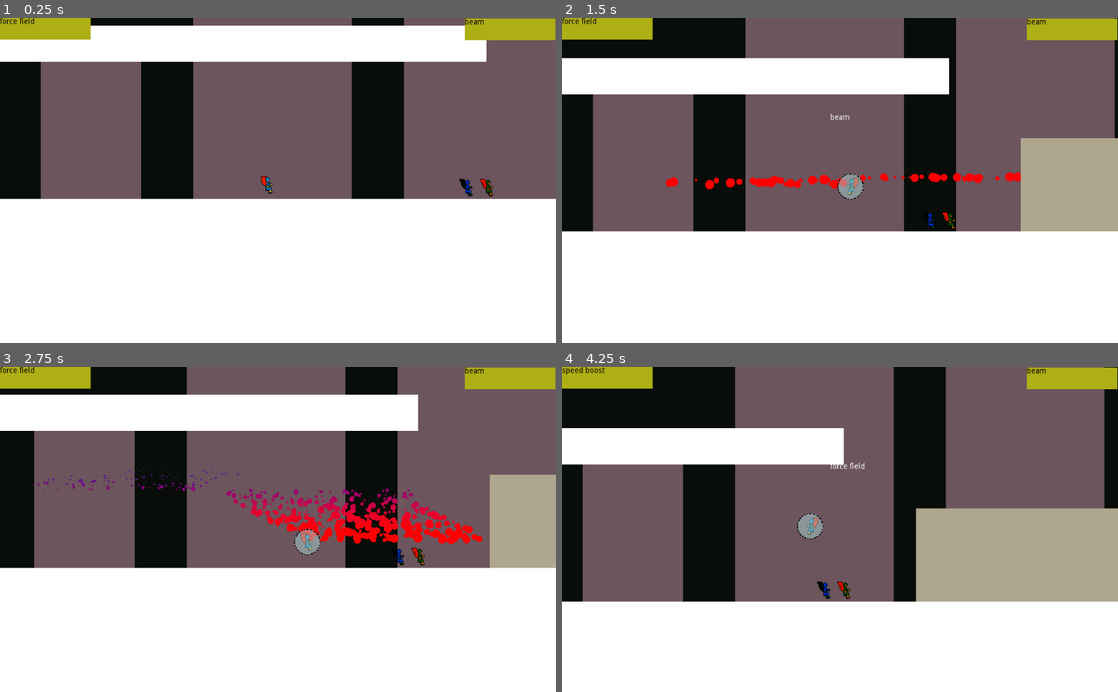
Above: before the commit, frames 1-4 (two rows, left to right).
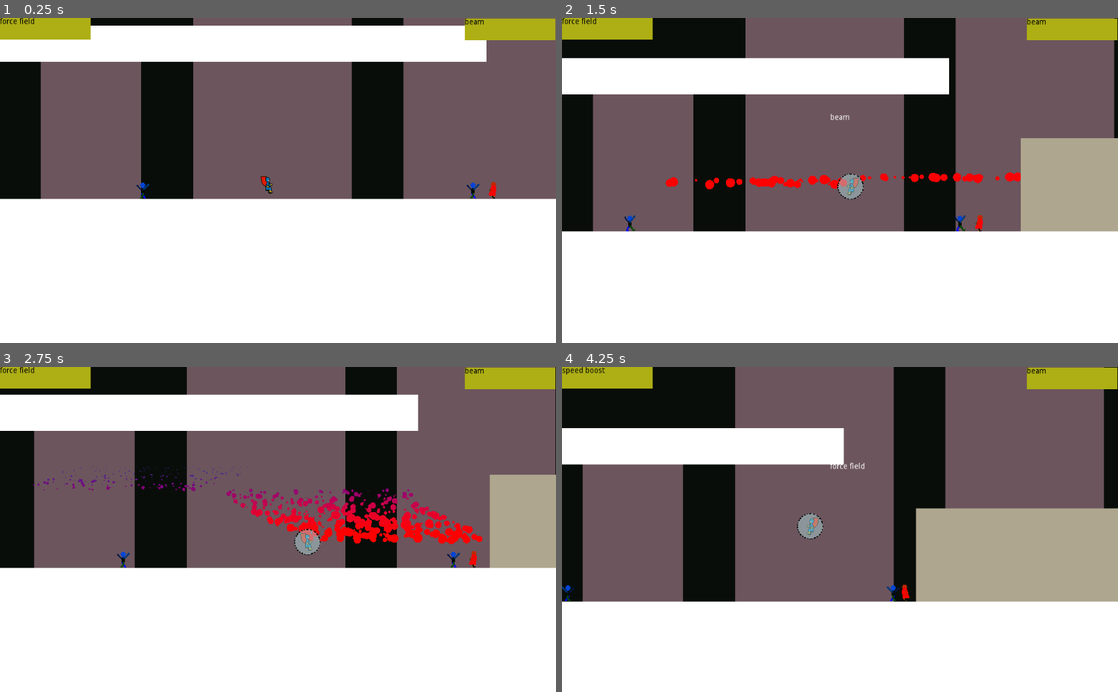
Above: after the commit, the same moments.

Repository: VPJPeltonen/AngryMan
Game: Godot game, scene res://Scenes/Maps/test_room.tscn
The game is run twice, just before and just after one commit, with the same random seed, the same clock (stepped at 60 frames per second) and the same inputs.
Inputs:
- Up to frame 1 (0.25 s): no input
- Up to frame 2 (1.5 s): hold D (move_right) 0.53-1.28 s; tap Q (use_power1) at 0.6 s; tap Space (jump) at 0.77 s; hold A (move_left) from 1.28 s (still down); tap E (use_power2) at 1.35 s
- Up to frame 3 (2.75 s): tap Space (jump) at 1.52 s; release A (move_left) at 2.03 s; hold D (move_right) from 2.03 s (still down); tap Q (use_power1) at 2.1 s
- Up to frame 4 (4.25 s): tap E (use_power2) at 2.85 s; tap Space (jump) at 3.02, 3.77 s; release D (move_right) at 3.53 s; hold A (move_left) from 3.53 s (still down); tap Q (use_power1) at 3.6 s

The runs differ from the first frame. In frame 1, 0.3% of the frame differs, in the area x 24-90%, y 0-56%; in frame 2, 0.4%; in frame 3, 0.4%; in frame 4, 0.5%, in the area x 0-98%, y 0-73%.

Commit message:
enemy ai and forcefield works

Diff:
--- /dev/null
+++ b/Scenes/Character/Civilian.tscn
@@ -0,0 +1,45 @@
+[gd_scene load_steps=9 format=2]
+
+[ext_resource path="res://Scripts/Characters/Civilian.gd" type="Script" id=1]
+[ext_resource path="res://sprites/Civilian/civilian_walk1.png" type="Texture" id=2]
+[ext_resource path="res://sprites/Civilian/civilian_walk2_stand.png" type="Texture" id=3]
+[ext_resource path="res://sprites/Civilian/civilian_walk3.png" type="Texture" id=4]
+[ext_resource path="res://Scripts/Characters/Sprites/Sprite_controller.gd" type="Script" id=5]
+
+[sub_resource type="CapsuleShape2D" id=2]
+height = 13.2018
+
+[sub_resource type="SpriteFrames" id=5]
+animations = [ {
+"frames": [ ExtResource( 2 ), ExtResource( 3 ), ExtResource( 4 ), ExtResource( 3 ) ],
+"loop": true,
+"name": "default",
+"speed": 8.0
+} ]
+
+[sub_resource type="CircleShape2D" id=4]
+
+[node name="Civilian" type="KinematicBody2D"]
+position = Vector2( 411.932, 491.152 )
+z_index = 1
+script = ExtResource( 1 )
+move_speed = 60
+
+[node name="CollisionShape2D" type="CollisionShape2D" parent="."]
+shape = SubResource( 2 )
+
+[node name="Sprite" type="AnimatedSprite" parent="."]
+modulate = Color( 0, 0.321569, 1, 1 )
+position = Vector2( 0.0187504, 0.123358 )
+frames = SubResource( 5 )
+frame = 3
+playing = true
+script = ExtResource( 5 )
+
+[node name="Feet" type="Area2D" parent="."]
+
+[node name="CollisionShape2D" type="CollisionShape2D" parent="Feet"]
+position = Vector2( 0.420441, 12.6135 )
+shape = SubResource( 4 )
+[connection signal="body_entered" from="Feet" to="." method="_on_Feet_body_entered"]
+[connection signal="body_exited" from="Feet" to="." method="_on_Feet_body_exited"]
--- /dev/null
+++ b/Scenes/Character/Goon.tscn
@@ -0,0 +1,67 @@
+[gd_scene load_steps=11 format=2]
+
+[ext_resource path="res://Scripts/Characters/Goon.gd" type="Script" id=1]
+[ext_resource path="res://Scripts/Characters/Sprites/Sprite_controller.gd" type="Script" id=2]
+[ext_resource path="res://sprites/Goon/goon_walk2_stand.png" type="Texture" id=3]
+[ext_resource path="res://sprites/Goon/goon_walk1.png" type="Texture" id=4]
+[ext_resource path="res://sprites/Goon/goon_walk3.png" type="Texture" id=5]
+[ext_resource path="res://sprites/Goon/goon_shoot.png" type="Texture" id=6]
+
+[sub_resource type="CapsuleShape2D" id=1]
+height = 13.2018
+
+[sub_resource type="SpriteFrames" id=2]
+animations = [ {
+"frames": [ ExtResource( 4 ), ExtResource( 3 ), ExtResource( 5 ), ExtResource( 3 ) ],
+"loop": true,
+"name": "default",
+"speed": 5.0
+}, {
+"frames": [ ExtResource( 6 ) ],
+"loop": true,
+"name": "shoot",
+"speed": 5.0
+} ]
+
+[sub_resource type="RectangleShape2D" id=4]
+extents = Vector2( 218.498, 10 )
+
+[sub_resource type="CircleShape2D" id=3]
+
+[node name="Goon" type="KinematicBody2D"]
+position = Vector2( 449.451, 490.208 )
+z_index = 1
+script = ExtResource( 1 )
+
+[node name="CollisionShape2D" type="CollisionShape2D" parent="."]
+position = Vector2( -0.520264, -0.817566 )
+shape = SubResource( 1 )
+
+[node name="Sprite" type="AnimatedSprite" parent="."]
+modulate = Color( 1, 0.560784, 0, 1 )
+position = Vector2( 0.117963, -0.471918 )
+frames = SubResource( 2 )
+animation = "shoot"
+playing = true
+script = ExtResource( 2 )
+
+[node name="aimzone" type="Area2D" parent="Sprite"]
+position = Vector2( -0.742645, -5.3114 )
+
+[node name="CollisionShape2D" type="CollisionShape2D" parent="Sprite/aimzone"]
+position = Vector2( 222.496, 1.90418 )
+shape = SubResource( 4 )
+
+[node name="barrel" type="Position2D" parent="Sprite"]
+position = Vector2( 16.7335, -5.43393 )
+
+[node name="Feet" type="Area2D" parent="."]
+position = Vector2( -0.624683, -5.78332 )
+
+[node name="CollisionShape2D" type="CollisionShape2D" parent="Feet"]
+position = Vector2( 0.420441, 12.6135 )
+shape = SubResource( 3 )
+[connection signal="body_entered" from="Sprite/aimzone" to="." method="_on_aimzone_body_entered"]
+[connection signal="body_exited" from="Sprite/aimzone" to="." method="_on_aimzone_body_exited"]
+[connection signal="body_entered" from="Feet" to="." method="_on_Feet_body_entered"]
+[connection signal="body_exited" from="Feet" to="." method="_on_Feet_body_exited"]
--- a/Scenes/Character/Player.tscn
+++ b/Scenes/Character/Player.tscn
@@ -46,6 +46,9 @@
 [sub_resource type="Curve" id=4]
 max_value = 0.2
 _data = [ Vector2( 0, 0.2 ), 0.0, 0.0, 0, 0, Vector2( 0.982759, 0.0329545 ), 0.0, 0.0, 0, 0 ]
+
+[sub_resource type="CircleShape2D" id=5]
+radius = 23.684
 
 [node name="Player" type="KinematicBody2D"]
 z_index = 1
@@ -96,5 +99,11 @@
 [node name="Sprite" type="Sprite" parent="ForceField"]
 scale = Vector2( 0.75, 0.75 )
 texture = ExtResource( 14 )
+
+[node name="forcefield_area" type="Area2D" parent="ForceField"]
+
+[node name="CollisionShape2D" type="CollisionShape2D" parent="ForceField/forcefield_area"]
+shape = SubResource( 5 )
 [connection signal="body_entered" from="Feet" to="." method="_on_Feet_body_entered"]
 [connection signal="body_exited" from="Feet" to="." method="_on_Feet_body_exited"]
+[connection signal="area_shape_entered" from="ForceField/forcefield_area" to="." method="_on_forcefield_area_area_shape_entered"]
--- /dev/null
+++ b/Scenes/Effects/bullet.tscn
@@ -0,0 +1,31 @@
+[gd_scene load_steps=5 format=2]
+
+[ext_resource path="res://Scripts/Effects/Bullet.gd" type="Script" id=1]
+[ext_resource path="res://sprites/Effects/bullet.png" type="Texture" id=2]
+
+[sub_resource type="RectangleShape2D" id=1]
+extents = Vector2( 3, 2 )
+
+[sub_resource type="Gradient" id=2]
+offsets = PoolRealArray( 0, 0.688742 )
+colors = PoolColorArray( 1, 1, 1, 1, 1, 1, 1, 0 )
+
+[node name="bullet" type="Sprite"]
+position = Vector2( 414.569, 463.618 )
+texture = ExtResource( 2 )
+script = ExtResource( 1 )
+
+[node name="Area2D" type="Area2D" parent="." groups=[
+"projectile",
+]]
+
+[node name="CollisionShape2D" type="CollisionShape2D" parent="Area2D"]
+shape = SubResource( 1 )
+
+[node name="Line2D" type="Line2D" parent="."]
+z_index = -1
+points = PoolVector2Array( 0, 0, -20, 0 )
+width = 2.0
+default_color = Color( 0.4, 0.501961, 1, 1 )
+gradient = SubResource( 2 )
+[connection signal="body_entered" from="Area2D" to="." method="_on_Area2D_body_entered"]
--- a/Scenes/Maps/test_room.tscn
+++ b/Scenes/Maps/test_room.tscn
@@ -1,35 +1,13 @@
-[gd_scene load_steps=13 format=2]
-
-[ext_resource path="res://sprites/angryman_air_down2.png" type="Texture" id=1]
+[gd_scene load_steps=7 format=2]
+
+[ext_resource path="res://Scenes/Character/Goon.tscn" type="PackedScene" id=1]
 [ext_resource path="res://Scenes/Character/Player.tscn" type="PackedScene" id=2]
 [ext_resource path="res://Scripts/UI_controller.gd" type="Script" id=3]
+[ext_resource path="res://Scenes/Character/Civilian.tscn" type="PackedScene" id=4]
 [ext_resource path="res://Scripts/camera_controller.gd" type="Script" id=7]
-[ext_resource path="res://Scripts/Characters/Civilian.gd" type="Script" id=14]
-[ext_resource path="res://Scripts/Characters/Goon.gd" type="Script" id=15]
-[ext_resource path="res://Scripts/Characters/Sprites/Sprite_controller.gd" type="Script" id=16]
 
 [sub_resource type="RectangleShape2D" id=1]
 extents = Vector2( 514, 40 )
-
-[sub_resource type="CapsuleShape2D" id=2]
-
-[sub_resource type="SpriteFrames" id=3]
-animations = [ {
-"frames": [ ExtResource( 1 ) ],
-"loop": true,
-"name": "default",
-"speed": 5.0
-} ]
-
-[sub_resource type="CircleShape2D" id=4]
-
-[sub_resource type="SpriteFrames" id=5]
-animations = [ {
-"frames": [ ExtResource( 1 ) ],
-"loop": true,
-"name": "default",
-"speed": 5.0
-} ]
 
 [node name="test_room" type="Node2D"]
 
@@ -81,10 +59,10 @@
 }
 
 [node name="ColorRect3" type="ColorRect" parent="ParallaxBackground/ParallaxLayer/background/buildings"]
-margin_left = 706.763
-margin_top = 40.7136
-margin_right = 998.763
-margin_bottom = 553.714
+margin_left = 706.465
+margin_top = 40.5152
+margin_right = 998.465
+margin_bottom = 553.516
 color = Color( 0.423529, 0.333333, 0.364706, 1 )
 __meta__ = {
 "_edit_use_anchors_": false
@@ -252,46 +230,12 @@
 "_edit_use_anchors_": false
 }
 
-[node name="Goon" type="KinematicBody2D" parent="."]
-position = Vector2( 449.451, 490.208 )
-z_index = 1
-script = ExtResource( 15 )
-
-[node name="CollisionShape2D" type="CollisionShape2D" parent="Goon"]
-shape = SubResource( 2 )
-
-[node name="Sprite" type="AnimatedSprite" parent="Goon"]
-modulate = Color( 1, 0.560784, 0, 1 )
-position = Vector2( 0.117963, -0.471918 )
-frames = SubResource( 3 )
-script = ExtResource( 16 )
-
-[node name="Feet" type="Area2D" parent="Goon"]
-position = Vector2( -37.519, 0.943848 )
-
-[node name="CollisionShape2D" type="CollisionShape2D" parent="Goon/Feet"]
-position = Vector2( 0.420441, 12.6135 )
-shape = SubResource( 4 )
-
-[node name="Civilian" type="KinematicBody2D" parent="."]
-position = Vector2( 411.932, 491.152 )
-z_index = 1
-script = ExtResource( 14 )
-
-[node name="CollisionShape2D" type="CollisionShape2D" parent="Civilian"]
-shape = SubResource( 2 )
-
-[node name="Sprite" type="AnimatedSprite" parent="Civilian"]
-modulate = Color( 0, 0.321569, 1, 1 )
-position = Vector2( 0.117963, -0.471918 )
-frames = SubResource( 5 )
-script = ExtResource( 16 )
-
-[node name="Feet" type="Area2D" parent="Civilian"]
-
-[node name="CollisionShape2D" type="CollisionShape2D" parent="Civilian/Feet"]
-position = Vector2( 0.420441, 12.6135 )
-shape = SubResource( 4 )
+[node name="Goon" parent="." instance=ExtResource( 1 )]
+
+[node name="Civilian" parent="." instance=ExtResource( 4 )]
+
+[node name="Civilian2" parent="." instance=ExtResource( 4 )]
+position = Vector2( -196.088, 489.15 )
 
 [node name="UI" type="CanvasLayer" parent="."]
 script = ExtResource( 3 )
@@ -345,7 +289,3 @@
 "_edit_use_anchors_": false
 }
 [connection signal="power_used" from="Player" to="UI" method="_on_Player_power_used"]
-[connection signal="body_entered" from="Goon/Feet" to="Goon" method="_on_Feet_body_entered"]
-[connection signal="body_exited" from="Goon/Feet" to="Goon" method="_on_Feet_body_exited"]
-[connection signal="body_entered" from="Civilian/Feet" to="Civilian" method="_on_Feet_body_entered"]
-[connection signal="body_exited" from="Civilian/Feet" to="Civilian" method="_on_Feet_body_exited"]
--- a/Scripts/Characters/Character.gd
+++ b/Scripts/Characters/Character.gd
@@ -14,7 +14,10 @@
 	health -= damage_done
 	$Sprite.show_damage()
 	if health <= 0:
-		queue_free()
+		die()
+
+func die():
+	queue_free()
 
 func _on_Feet_body_entered(body):
 	if body.is_in_group("ground"):
--- a/Scripts/Characters/Civilian.gd
+++ b/Scripts/Characters/Civilian.gd
@@ -2,6 +2,8 @@
 
 var jump_force = 1000
 var jumps = 1
+var walk_counter = 0
+var walk_dir = Vector2(move_speed,0)
 
 
 func _process(delta):
@@ -10,5 +12,14 @@
 	else:
 		jumps = 1
 
+	walk_counter += delta
+	if walk_counter >= 4:
+		walk_dir = -walk_dir
+		walk_counter = 0
+	move_dir = Vector2(walk_dir.x,move_dir.y)
 	move_dir = move_dir.linear_interpolate(Vector2(0,0), delta*6)
 	move_and_slide(move_dir)
+	if move_dir.x < 0:
+		$Sprite.scale.x = -1
+	elif move_dir.x > 0:
+		$Sprite.scale.x = 1
--- a/Scripts/Characters/Goon.gd
+++ b/Scripts/Characters/Goon.gd
@@ -2,6 +2,12 @@
 
 var jump_force = 1000
 var jumps = 1
+var walk_counter = 0
+var walk_dir = Vector2(move_speed,0)
+var player_in_range = false
+var shoot_cooldown = 0
+
+var bullet = preload("res://Scenes/Effects/bullet.tscn")
 
 func _process(delta):
 	if !on_ground:
@@ -9,5 +15,38 @@
 	else:
 		jumps = 1
 
-	move_dir = move_dir.linear_interpolate(Vector2(0,0), delta*6)
-	move_and_slide(move_dir)
+	if player_in_range:
+		$Sprite.set_animation("shoot")
+		if shoot_cooldown <= 0:
+			shoot()
+		else:
+			shoot_cooldown -= delta
+	else:
+		$Sprite.set_animation("default")
+		walk_counter += delta
+		if walk_counter >= 4:
+			walk_dir = -walk_dir
+			walk_counter = 0
+		move_dir = Vector2(walk_dir.x,move_dir.y)
+		move_dir = move_dir.linear_interpolate(Vector2(0,0), delta*6)
+		move_and_slide(move_dir)
+		if move_dir.x < 0:
+			$Sprite.scale.x = -1
+		elif move_dir.x > 0:
+			$Sprite.scale.x = 1
+
+func shoot():
+	var b = bullet.instance()
+	b.start($Sprite/barrel.global_position,$Sprite.scale.x)
+	get_parent().add_child(b)
+	shoot_cooldown = 1
+
+func _on_aimzone_body_entered(body):
+	if body.is_in_group("characters"):
+		if body.player:
+			player_in_range = true
+
+func _on_aimzone_body_exited(body):
+	if body.is_in_group("characters"):
+		if body.player:
+			player_in_range = false
--- a/Scripts/Characters/Player_controller.gd
+++ b/Scripts/Characters/Player_controller.gd
@@ -27,6 +27,8 @@
 
 var power_blast = preload("res://Scenes/Effects/PowerBlast.tscn")
 
+var dead = false
+
 func _ready():
 	player = true
 	add_to_group("characters")
@@ -37,6 +39,8 @@
 	emit_signal("power_used","",current_off_power,"off")
 
 func _process(delta):
+	if dead:
+		return
 	move(delta)
 	if Input.is_action_just_pressed("use_power1") and def_power_cooldown <= 0:
 		power("def")
@@ -120,3 +124,11 @@
 	move_dir = move_dir.linear_interpolate(Vector2(0,0), delta*6)
 	move_and_slide(move_dir)
 	$Sprite.set_state(move_state,move_dir)
+
+func die():
+	$Sprite.hide()
+	dead = true
+
+func _on_forcefield_area_area_shape_entered(area_id, area, area_shape, self_shape):
+	if area.is_in_group("projectile") and active_boost == "force field" and boost_active:
+		area.get_parent().queue_free()
--- a/Scripts/Characters/Sprites/Sprite_controller.gd
+++ b/Scripts/Characters/Sprites/Sprite_controller.gd
@@ -6,7 +6,6 @@
 
 func _process(delta):
 	if blinking:
-
 		if blinks >= 8:
 			blinking = false
 			blink_counter = 0
--- /dev/null
+++ b/Scripts/Effects/Bullet.gd
@@ -0,0 +1,23 @@
+extends Sprite
+
+var movement = Vector2(0,0)
+var speed = 100
+var lifetime_counter = 0
+
+func _process(delta):
+	position += delta*movement*speed
+	lifetime_counter += delta
+	if lifetime_counter > 10:
+		queue_free()
+
+func start(start_pos,start_scale):
+	position = start_pos
+	scale.x = start_scale
+	movement = Vector2(start_scale,0)
+
+func _on_Area2D_body_entered(body):
+	if body.is_in_group("characters"):
+		if body.player:
+			body.damage(1)
+	elif body.is_in_group("ground"):
+		queue_free()
Not shown: 1 places in Scenes/Character/Player.tscn that only renumber resources
Binary file added: sprites/Civilian/civilian_walk1.png
Not shown, added: sprites/Civilian/civilian_walk1.png.import
Binary file added: sprites/Civilian/civilian_walk2_stand.png
Not shown, added: sprites/Civilian/civilian_walk2_stand.png.import
Binary file added: sprites/Civilian/civilian_walk3.png
Not shown, added: sprites/Civilian/civilian_walk3.png.import
Binary file added: sprites/Effects/bullet.png
Not shown, added: sprites/Effects/bullet.png.import
Binary file added: sprites/Goon/goon_shoot.png
Not shown, added: sprites/Goon/goon_shoot.png.import
Binary file added: sprites/Goon/goon_walk1.png
(and 5 more such lines)
